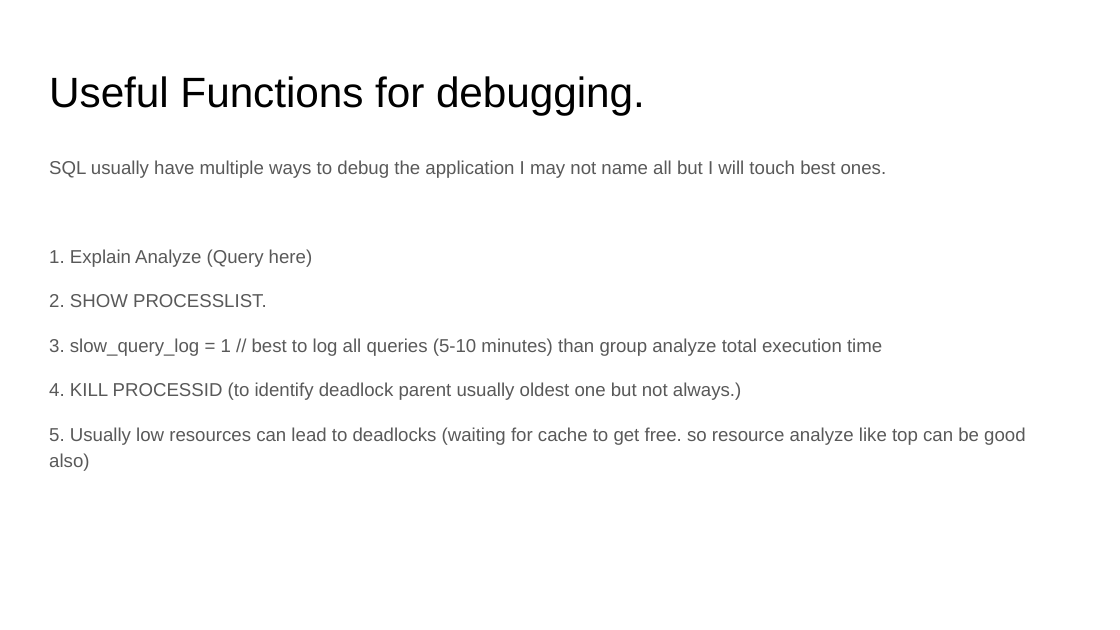
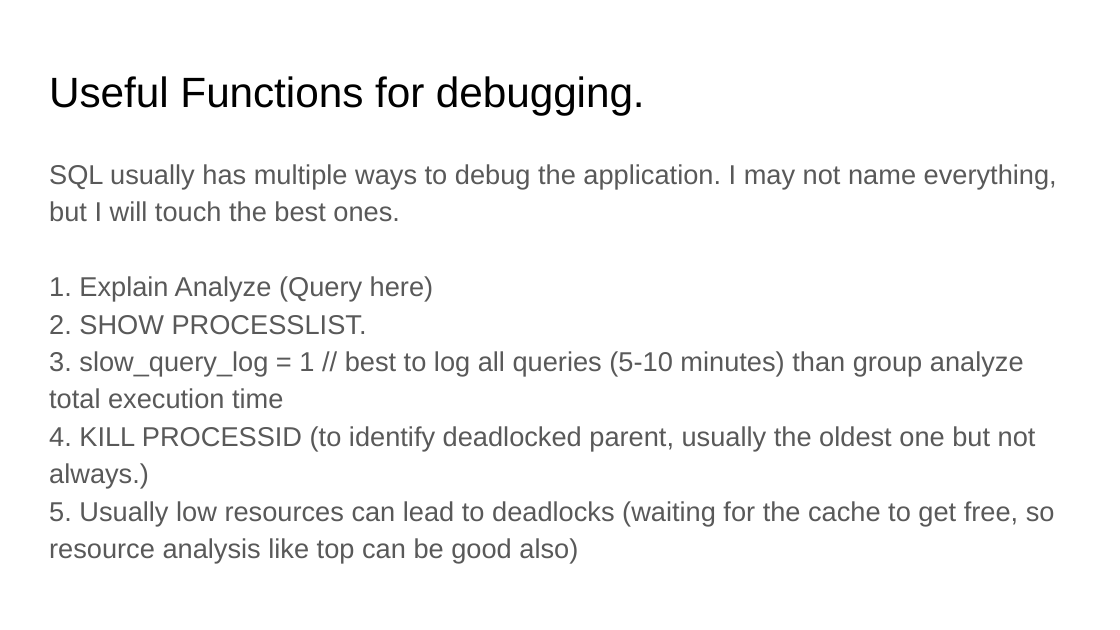
Before and after one commit to Neznajki/devclub-high-load-db, a slide deck: slide 12 of High Load System DB.pptx (slide 13 before the commit). Drawn at 1120x630 pixels with LibreOffice and Linux fonts; fonts in the diff are those of the drawing. Boxes give left, top, right and bottom in pixels: in the first picture for what was removed or moved away, otherwise in the second. Text is boxed around its words. In the diff, an @@ line names an element or a change of style, - is before the commit and + after.

Commit message:
fixed grammar.

```diff
--- a/High Load System DB.pptx
+++ b/High Load System DB.pptx
@@ text at box(49, 164, 1057, 222): text changed; size 12.1 to 17.5 pt @@
-SQL usually have multiple ways to debug the application I may not name all but I will touch best ones.
+SQL usually has multiple ways to debug the application. I may not name everything, but I will touch the best ones.
@@ text at box(49, 276, 1024, 409): size 12.1 to 17.5 pt in "1. Explain Analyze (Query here)", "2. SHOW PROCESSLIST.", "3. slow_query_log = 1 // best to ..."; less space between paragraphs @@
@@ text at box(49, 426, 1055, 563): text changed; size 12.1 to 17.5 pt @@
-4. KILL PROCESSID (to identify deadlock parent usually oldest one but not always.)
-5. Usually low resources can lead to deadlocks (waiting for cache to get free. so resource analyze like top can be good also)
+4. KILL PROCESSID (to identify deadlocked parent, usually the oldest one but not always.)
+5. Usually low resources can lead to deadlocks (waiting for the cache to get free, so resource analysis like top can be good also)
```
Also in this commit, not shown: 22 other slides changed, 1 slide removed.
